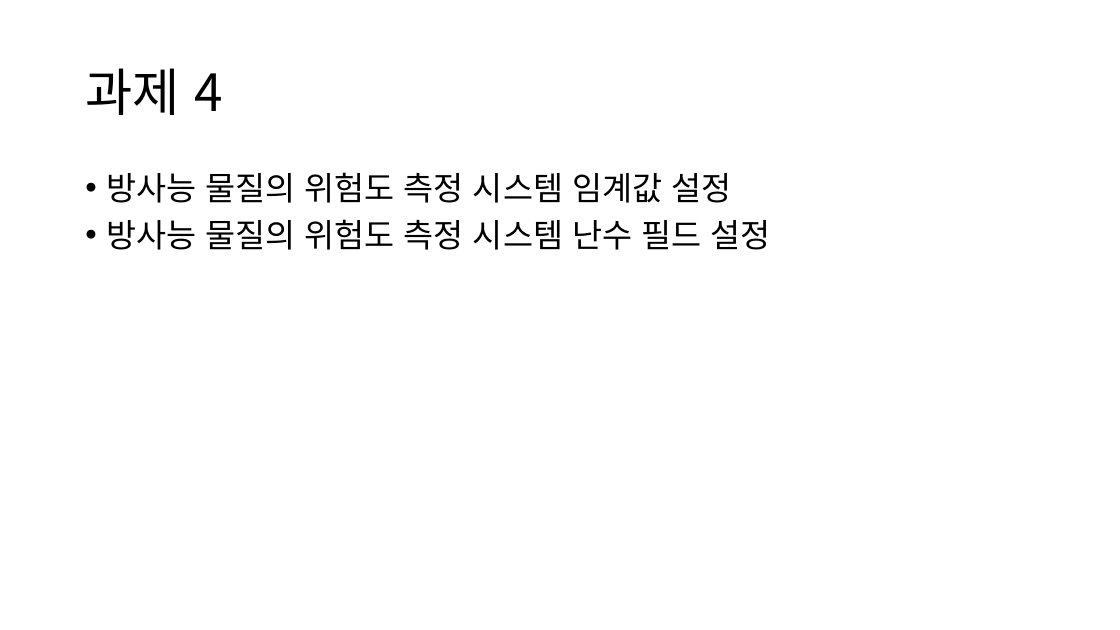
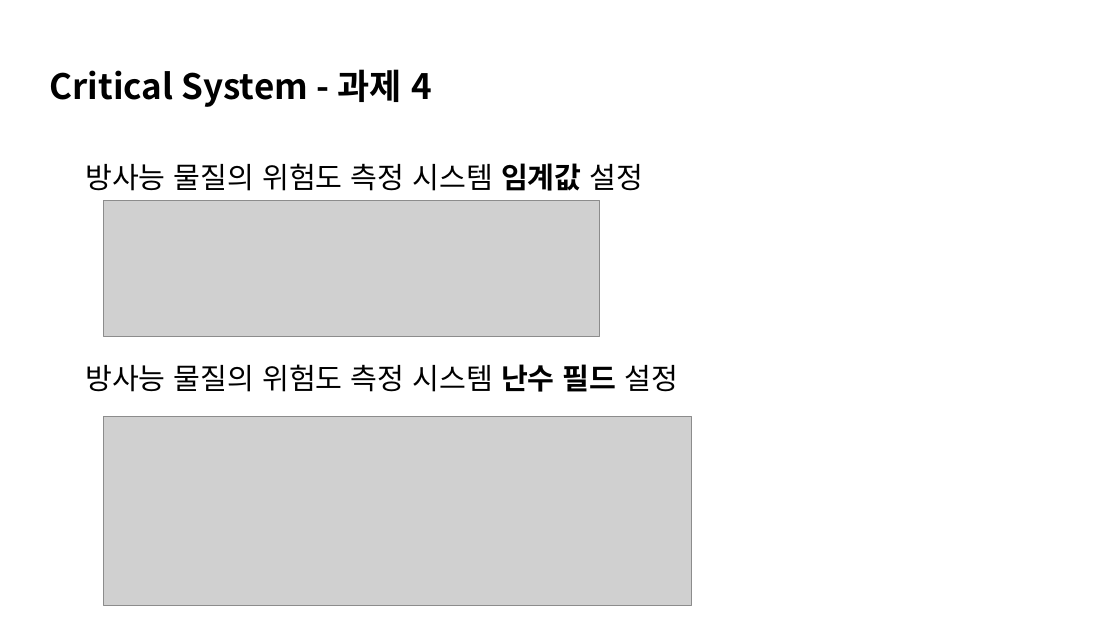
Before and after one commit to TUK-pedestrianSafety/document, a slide deck: slide 28 of ppt/소프트웨어 응용설계 발표자료.pptx. Drawn at 1120x630 pixels with LibreOffice and Linux fonts; fonts in the diff are those of the drawing; grey boxes stand for pictures. Boxes give left, top, right and bottom in pixels: in the first picture for what was removed or moved away, otherwise in the second. Text is boxed around its words. In the diff, an @@ line names an element or a change of style, - is before the commit and + after.

```diff
--- a/ppt/소프트웨어 응용설계 발표자료.pptx
+++ b/ppt/소프트웨어 응용설계 발표자료.pptx
@@ text at (x1=50, y1=69, x2=432, y2=107): text changed; size 44 to 30 pt; bold on @@
-과제 4
+Critical System - 과제 4
@@ text "방사능 물질의 위험도 측정 시스템 ..." moved from (x1=106, y1=172, x2=770, y2=250) to (x1=85, y1=163, x2=679, y2=392) @@
@@ text "방사능 물질의 위험도 측정 시스템 ..." at (x1=85, y1=163, x2=679, y2=392): size 28 to 25 pt; bold on in "임계값", "난수 필드"; bullet • to none @@
@@ picture added at (x1=103, y1=201, x2=600, y2=337) @@
@@ picture added at (x1=103, y1=416, x2=691, y2=605) @@
```
Also in this commit, not shown: 18 other slides changed, 10 slides added, 8 slides removed.
